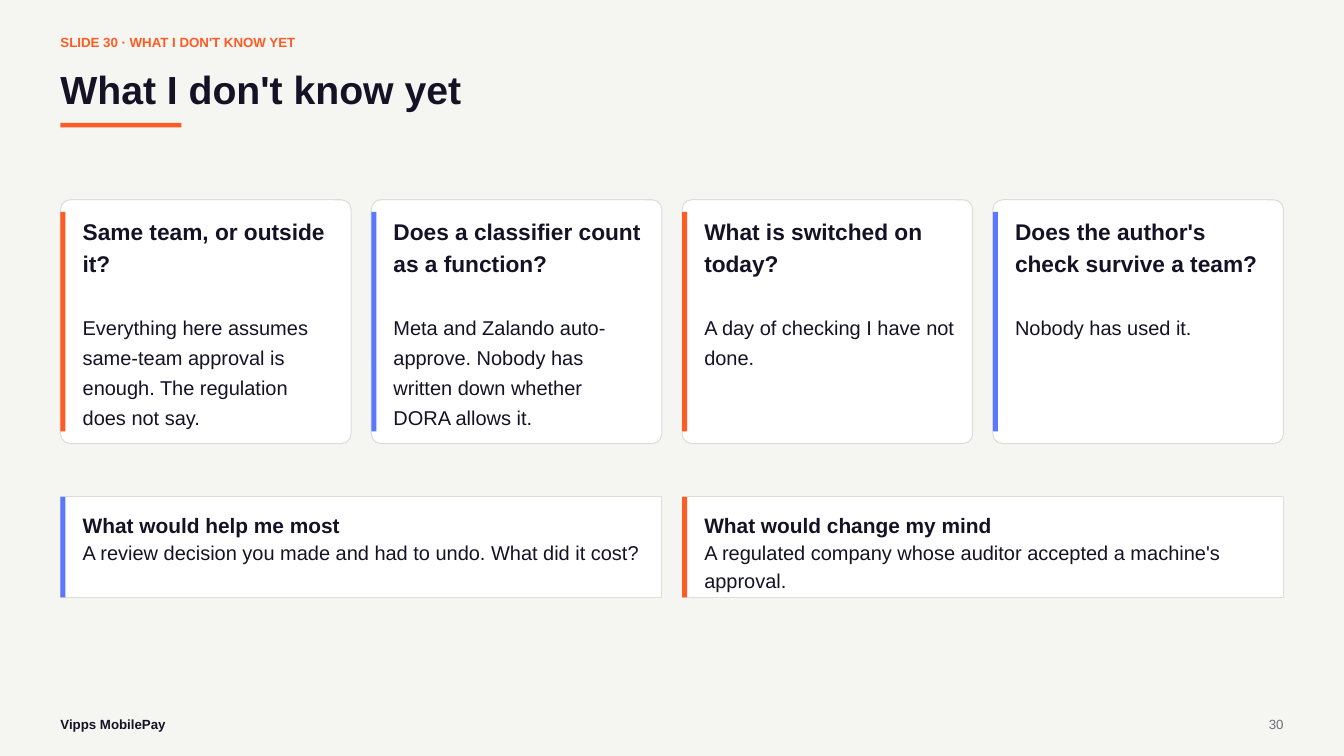
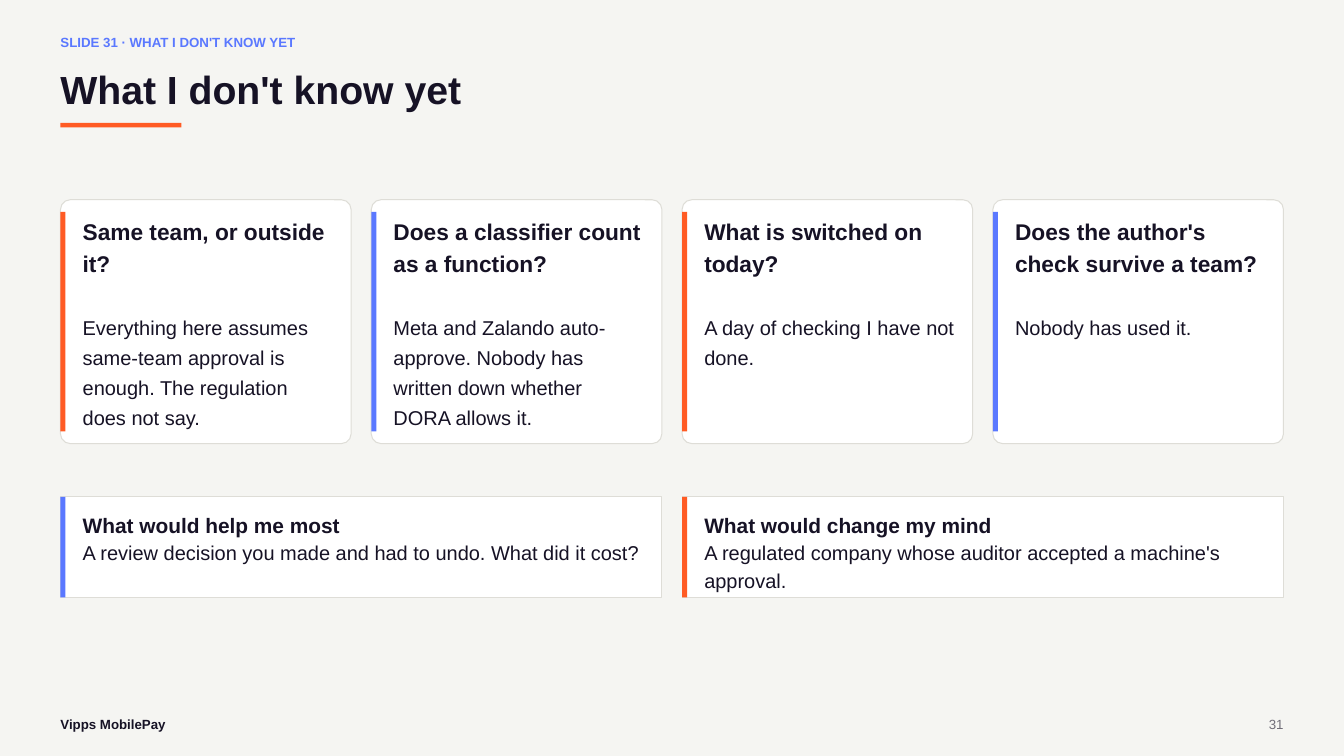
Before and after one commit to svenmalvik/buildtounderstand.org, a slide deck: slide 31 of presentations/what-is-the-second-pair-of-eyes-for-vippsmobilepay.pptx (slide 30 before the commit). Drawn at 1344x756 pixels with LibreOffice and Linux fonts; fonts in the diff are those of the drawing. Boxes give left, top, right and bottom in pixels: in the first picture for what was removed or moved away, otherwise in the second. Text is boxed around its words. In the diff, an @@ line names an element or a change of style, - is before the commit and + after.

```diff
--- a/presentations/what-is-the-second-pair-of-eyes-for-vippsmobilepay.pptx
+++ b/presentations/what-is-the-second-pair-of-eyes-for-vippsmobilepay.pptx
@@ text at box(60, 38, 295, 47): text changed; text colour #FF5B24 to #5A78FF @@
-SLIDE 30 · WHAT I DON'T KNOW YET
+SLIDE 31 · WHAT I DON'T KNOW YET
@@ text at box(1269, 720, 1284, 729): text changed @@
-30
+31
```
Also in this commit, not shown: 9 other slides changed, 1 slide added, 7 other files.
